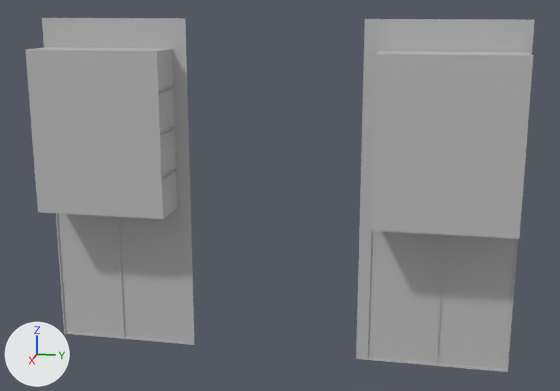
The FBX model GART250/Exports/SM_Conference_TVWall.fbx, before and after one commit.
The view is the same before and after, from a camera (50 mm lens) standing at (5.4, -0.61, 0.09) and looking at (0.09, -1.67, -1.23). The lights are fixed; the arrows at lower left show +X, +Y and +Z. Where no turn or scale is listed for an object, it has been applied to the vertices.
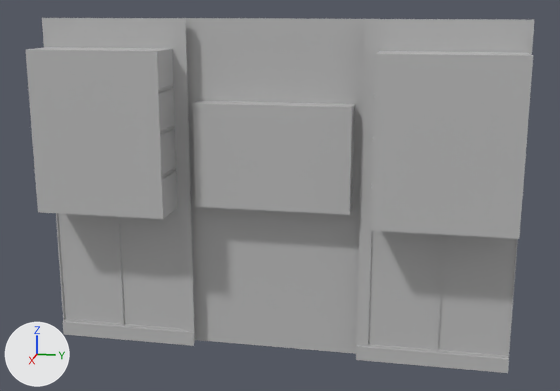
What the commit changed:
Material 'lambert2' (mat_lambert2) is new.
Its base color is (0.5, 0.5, 0.5) (grey #bcbcbc).
me_mesh is used by ob_pcube117; location (0.0, 0.0, 0.0).
me_mesh had 240 vertices, 180 faces and spanned x -0.05..0.32, y -3.47..0.0, z -2.5..0.0.
me_mesh now has 304 vertices, 219 faces and spans x -0.09..0.32, y -3.47..0.0, z -2.5..0.0.
me_mesh part 1: a new loose piece of 48 vertices spanning x -0.09..0.08, y -2.43..-1.04, z -2.5..0.0, in mat_lambert2 (grey #bcbcbc).
Part 2, on me_mesh:
8 vertices are removed from x 0.0, y -3.47..0.0, z -2.5.
14 faces are deleted.
16 vertices in x -0.01..0.0, y -3.46..-0.01, z -2.49 move by (0.0, 0.0, 0.12).
8 vertices are added at x 0.02, y -3.47..0.0, z -2.39.
8 new vertices lie (0.0, 0.0, -0.97) away from vertices in x 0.0, y -3.47..0.0, z -1.42.
8 new vertices lie (0.0, 0.0, -0.11) away from vertices in x 0.02, y -3.47..0.0, z -2.39.
26 new faces join them, mat_lambert1 (grey #bcbcbc).
me_mesh now uses material mat_lambert2 (grey #bcbcbc).

What differs and where, as boxes (x1, y1, x2, y2) in the pictures (560 x 391 px):
'pCube117', reshaped: before (26, 18, 534, 372); after (26, 18, 534, 373)
part 1 of me_mesh, added: after (185, 18, 365, 354)
part 2 of me_mesh, built on: before (56, 211, 518, 372); after (56, 211, 518, 373)
